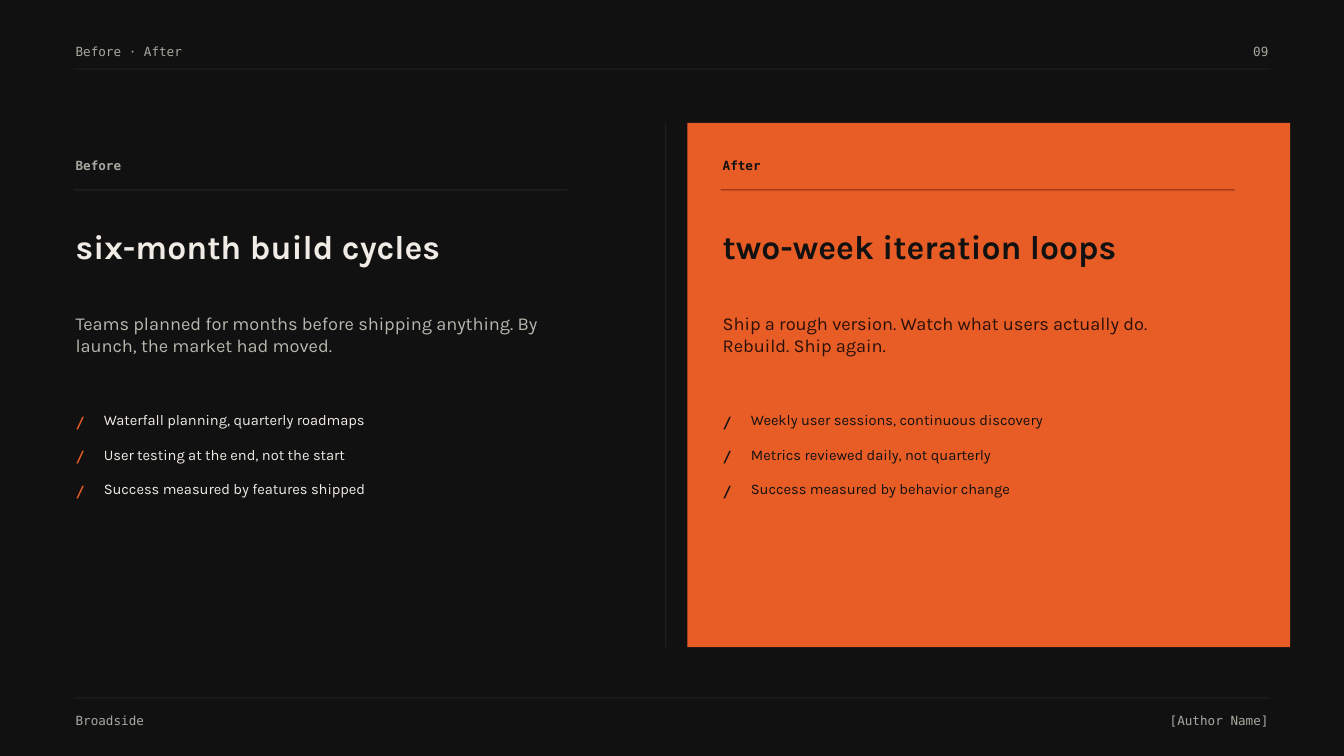
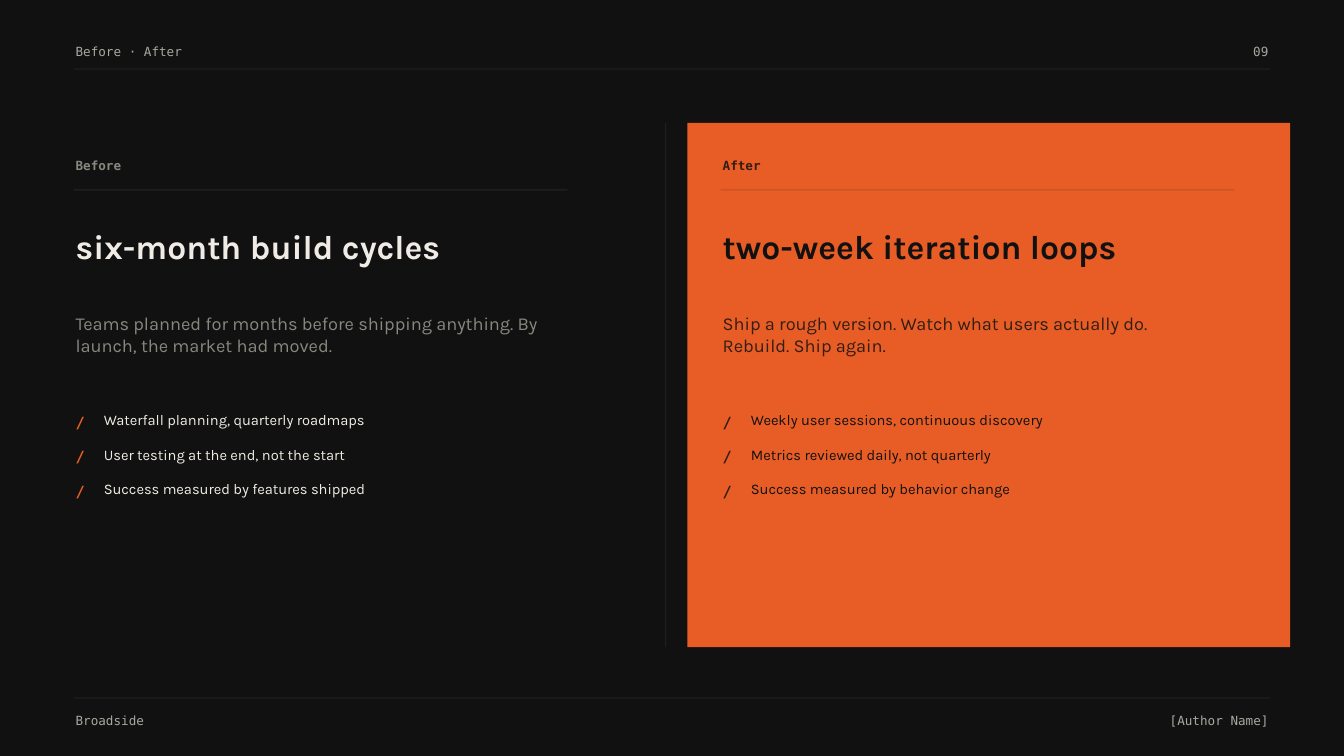
Before and after one commit to hustcer/pptx-nova, a slide deck: slide 9 of assets/examples/broadside/deck.pptx. Drawn at 1344x756 pixels with LibreOffice and Linux fonts; fonts in the diff are those of the drawing. Boxes give left, top, right and bottom in pixels: in the first picture for what was removed or moved away, otherwise in the second. Text is boxed around its words. In the diff, an @@ line names an element or a change of style, - is before the commit and + after.

```diff
--- a/assets/examples/broadside/deck.pptx
+++ b/assets/examples/broadside/deck.pptx
@@ text "Before" at (76, 160, 122, 170): text colour #A8A8A0 to #888880 @@
@@ rectangle at (721, 190, 1235, 191): fill #7A2B12 to #BD4E22 @@
@@ text "Teams planned for months before ..." at (76, 317, 538, 354): text colour #B8B8AE to #888880 @@
@@ text colour #111111 to #331D14 in 4 elements at (723, 160, 761, 170), (721, 411, 739, 432), (721, 446, 739, 466), (721, 480, 739, 500) @@
```
Also in this commit, not shown: 9 other slides changed, 7 other files.
